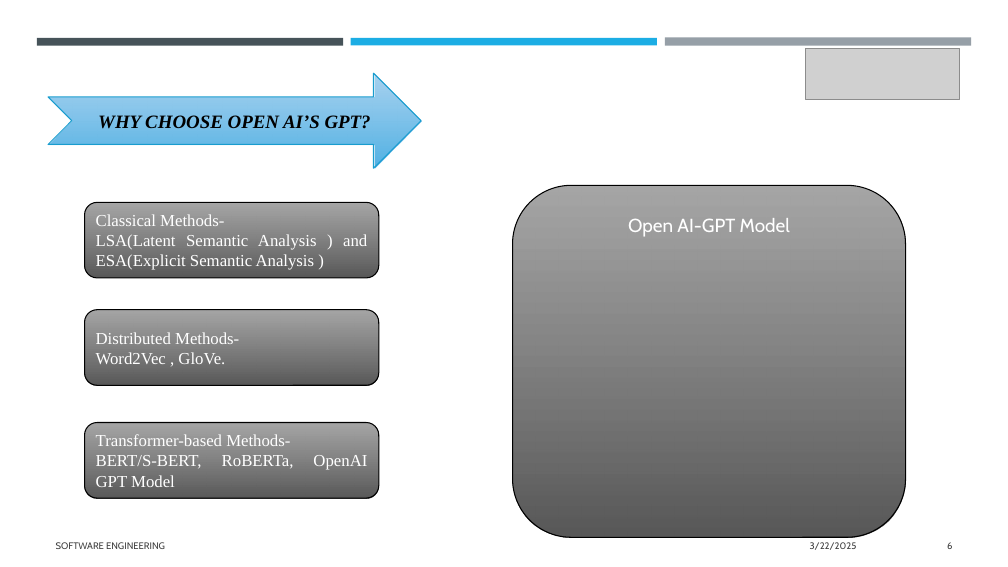
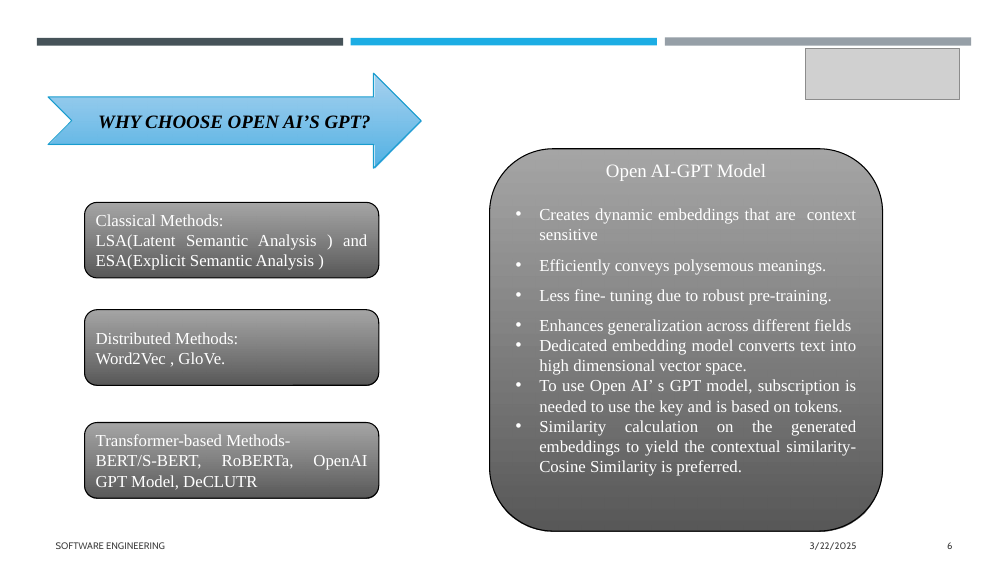
Before and after one commit to senthilmasters2024/Tech_Tweakers, a slide deck: slide 6 of SemanticAnalysisTextualData/SemanticAnalysisTextualData/Documentation/SemanticAnalysisTextualData.pptx. Drawn at 1008x567 pixels with LibreOffice and Linux fonts; fonts in the diff are those of the drawing; grey boxes stand for pictures. Boxes give left, top, right and bottom in pixels: in the first picture for what was removed or moved away, otherwise in the second. Text is boxed around its words. In the diff, an @@ line names an element or a change of style, - is before the commit and + after.

Commit message:
PPT

```diff
--- a/SemanticAnalysisTextualData/SemanticAnalysisTextualData/Documentation/SemanticAnalysisTextualData.pptx
+++ b/SemanticAnalysisTextualData/SemanticAnalysisTextualData/Documentation/SemanticAnalysisTextualData.pptx
@@ rounded rectangle "Open AI-GPT Model" resized from (x1=513, y1=185, x2=906, y2=538) to (x1=490, y1=149, x2=883, y2=532) @@
@@ text in rounded rectangle at (x1=606, y1=164, x2=766, y2=181): font Cabin to Times New Roman in "Open AI-GPT Model" @@
@@ text in rounded rectangle at (x1=539, y1=208, x2=856, y2=476): paragraphs added @@
+• Creates dynamic embeddings that are context sensitive
+• Efficiently conveys polysemous meanings.
+• Less fine- tuning due to robust pre-training.
+• Enhances generalization across different fields
+• Dedicated embedding model converts text into high dimensional vector space.
+• To use Open AI’ s GPT model, subscription is needed to use the key and is based on tokens.
+• Similarity calculation on the generated embeddings to yield the contextual similarity- Cosine Similarity is preferred.
@@ text in rounded rectangle at (x1=96, y1=214, x2=223, y2=226): text changed @@
-Classical Methods-
+Classical Methods:
@@ text in rounded rectangle at (x1=96, y1=332, x2=238, y2=344): text changed @@
-Distributed Methods-
+Distributed Methods:
@@ text in rounded rectangle at (x1=96, y1=455, x2=294, y2=489): text changed @@
-BERT/S-BERT, RoBERTa, OpenAI GPT Model
+BERT/S-BERT, RoBERTa, OpenAI GPT Model, DeCLUTR
```
Also in this commit, not shown: 1 other slide changed, 1 slide added.
